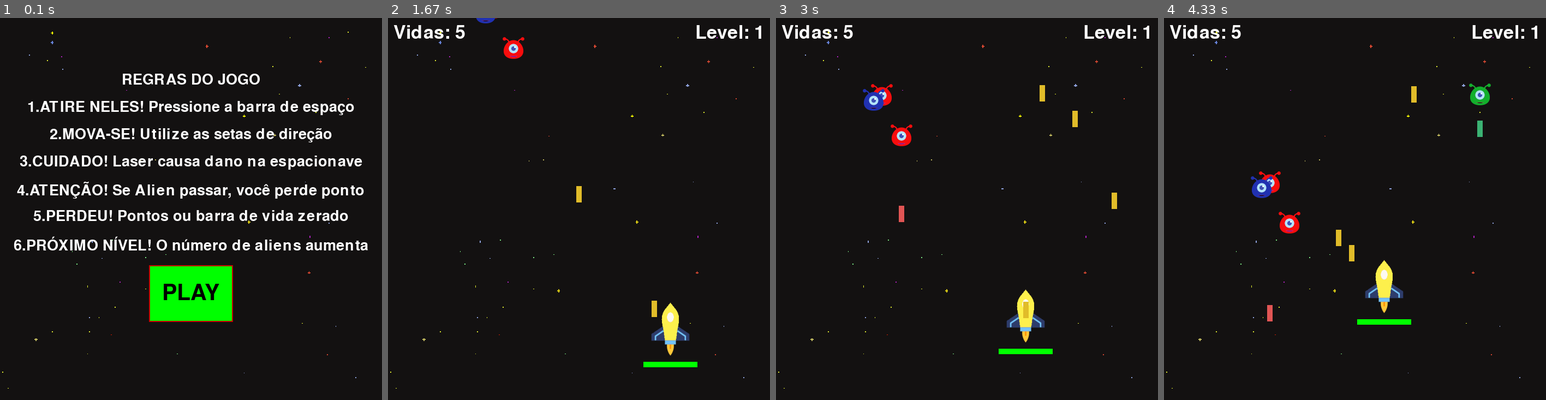
Above: before the commit, frames 1-4 (left to right).
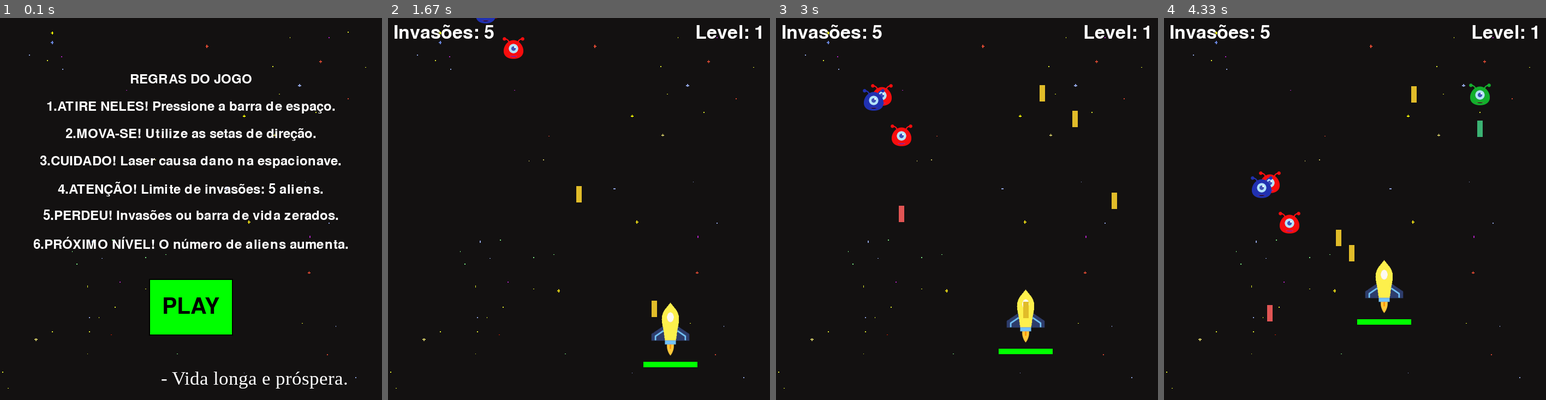
Above: after the commit, the same moments.

Repository: lavinyacorreia/PI-PYGAME
Game: pygame game, started from main.py
Same seed, same stepped clock (60 frames per second), same inputs: the game is played once before the commit and once after it.
Inputs (mouse positions are in pixels of both pictures, inside the frame that each line leads up to):
- Up to frame 1 (0.1 s): no input
- Up to frame 2 (1.67 s): press the mouse at (579, 308) at 0.37 s; move the mouse to (621, 254) at 0.47 s; release the mouse at (666, 201) at 0.6 s; tap Space at 0.67, 1.07, 1.37, 1.57 s; hold Right 1-1.47 s; move the mouse to (586, 79) at 1.03 s; hold Up from 1.5 s (still down); move the mouse to (567, 144) at 1.53 s
- Up to frame 3 (3 s): release Up at 1.8 s; hold Right 1.83-2.3 s; move the mouse to (852, 147) at 1.87 s; tap Space at 1.9, 2.2, 2.4, 2.7, 2.97 s; hold Left 2.33-2.87 s; move the mouse to (879, 258) at 2.37 s; hold Down from 2.9 s (still down); move the mouse to (871, 224) at 2.93 s
- Up to frame 4 (4.33 s): release Down at 3.2 s; hold Left 3.23-3.63 s; move the mouse to (1492, 235) at 3.27 s; tap Space at 3.3, 3.6, 3.73, 4.13 s; hold Up 3.67-4.03 s; move the mouse to (1305, 147) at 3.7 s; hold Right from 4.07 s (still down); move the mouse to (1248, 174) at 4.1 s

The runs differ from the first frame. In frame 1, 12% of the frame differs, in the area x 3-97%, y 14-97%; in frame 2, 0.5%; in frame 3, 0.5%; in frame 4, 0.5%.

Commit message:
Alterações nas instruções do jogo e frases do Easter Egg

Diff:
--- a/main.py
+++ b/main.py
@@ -7,7 +7,7 @@
 
 WIDTH, HEIGHT = 700, 700
 WIN = pygame.display.set_mode((WIDTH, HEIGHT))
-pygame.display.set_caption("Atire neles!")
+pygame.display.set_caption("Invasão ao planeta PI")
 
 # Imagens - aliens
 RED_ALIEN = pygame.image.load(os.path.join("assets", "alien-red.png"))
@@ -193,7 +193,8 @@
     level = 0
     lives = 5
     main_font = pygame.font.SysFont("comicsans", 50)
-    perdeu_font = pygame.font.SysFont("comicsans", 60)
+    perdeu_font = pygame.font.SysFont("serif", 25)
+
     velocidade_jogador = 6
     perdeu = False
     perdeu_conta = 0
@@ -212,7 +213,7 @@
     def redraw_window():
         WIN.blit(BG, (0,0))
         #Texto
-        lives_label = main_font.render(f"Vidas: {lives}", 1, (255,255,255))
+        lives_label = main_font.render(f"Invasões: {lives}", 1, (255,255,255))
         level_label = main_font.render(f"Level: {level}", 1, (255,255,255))
         WIN.blit(lives_label, (10, 10))
         WIN.blit(level_label, (WIDTH - level_label.get_width() - 10, 10))
@@ -223,7 +224,10 @@
         player.draw(WIN)
 
         if perdeu:
-            perdeu_label = perdeu_font.render("Você perdeu", 1, (255,255,255))
+            perdeu_label2 = main_font.render("VOCÊ PERDEU!", 1, (255,255,255))
+            WIN.blit(perdeu_label2, (WIDTH/2 - perdeu_label2.get_width()/2, 300))
+
+            perdeu_label = perdeu_font.render("- Sempre foi mais fácil destruir do que criar.", 1, (255,255,255))
             WIN.blit(perdeu_label, (WIDTH/2 - perdeu_label.get_width()/2, 350))
 
 
@@ -292,33 +296,37 @@
 
 def main_menu():
     run = True
-    BotaoVerde = button((0,255,0), 275, 455, 150, 100, 'PLAY')
-    title_font = pygame.font.SysFont("comicsans", 40)
+    BotaoVerde = button((0,255,0), 275, 480, 150, 100, 'PLAY')
+    title_font = pygame.font.SysFont("comicsans", 35)
+    title_font2 = pygame.font.SysFont("serif", 35)
     while run:
         WIN.blit(BG, (0,0))
 
         title_label = title_font.render("REGRAS DO JOGO", 1, (255,255,255))
         WIN.blit(title_label, (WIDTH/2 - title_label.get_width()/2, 100))
 
-        title_label2 = title_font.render("1.ATIRE NELES! Pressione a barra de espaço", 1, (255,255,255))
+        title_label2 = title_font.render("1.ATIRE NELES! Pressione a barra de espaço.", 1, (255,255,255))
         WIN.blit(title_label2, (WIDTH/2 - title_label2.get_width()/2, 150))
 
-        title_label3 = title_font.render("2.MOVA-SE! Utilize as setas de direção", 1, (255,255,255))
+        title_label3 = title_font.render("2.MOVA-SE! Utilize as setas de direção.", 1, (255,255,255))
         WIN.blit(title_label3, (WIDTH/2 - title_label3.get_width()/2, 200))
 
-        title_label4 = title_font.render("3.CUIDADO! Laser causa dano na espacionave", 1, (255,255,255))
+        title_label4 = title_font.render("3.CUIDADO! Laser causa dano na espacionave.", 1, (255,255,255))
         WIN.blit(title_label4, (WIDTH/2 - title_label4.get_width()/2, 250))
 
-        title_label5 = title_font.render("4.ATENÇÃO! Se Alien passar, você perde ponto", 1, (255,255,255))
+        title_label5 = title_font.render("4.ATENÇÃO! Limite de invasões: 5 aliens.", 1, (255,255,255))
         WIN.blit(title_label5, (WIDTH/2 - title_label5.get_width()/2, 300))
 
-        title_label6 = title_font.render("5.PERDEU! Pontos ou barra de vida zerado", 1, (255,255,255))
+        title_label6 = title_font.render("5.PERDEU! Invasões ou barra de vida zerados.", 1, (255,255,255))
         WIN.blit(title_label6, (WIDTH/2 - title_label6.get_width()/2, 350))
 
-        title_label6 = title_font.render("6.PRÓXIMO NÍVEL! O número de aliens aumenta", 1, (255,255,255))
+        title_label6 = title_font.render("6.PRÓXIMO NÍVEL! O número de aliens aumenta.", 1, (255,255,255))
         WIN.blit(title_label6, (WIDTH/2 - title_label6.get_width()/2, 400))
 
-        BotaoVerde.draw(WIN, (200,0,0))
+        title_label7 = title_font2.render("- Vida longa e próspera.", 1, (255,255,255))
+        WIN.blit(title_label7, (WIDTH/1.5 - title_label7.get_width()/2, 640))
+
+        BotaoVerde.draw(WIN, (0,0,0))
         pygame.display.update()
 
         for event in pygame.event.get():
@@ -330,9 +338,9 @@
                     main()
             if event.type == pygame.MOUSEMOTION:
                 if BotaoVerde.isOver(pos):
-                    BotaoVerde.color = (255,0,0)
+                    BotaoVerde.color = (0,187,45)
                 else:
-                    BotaoVerde.color = (0,187,45)
+                    BotaoVerde.color = (0,0,255)
     pygame.quit()
 
 main_menu()
Binary file removed: assets/PLAY.png
